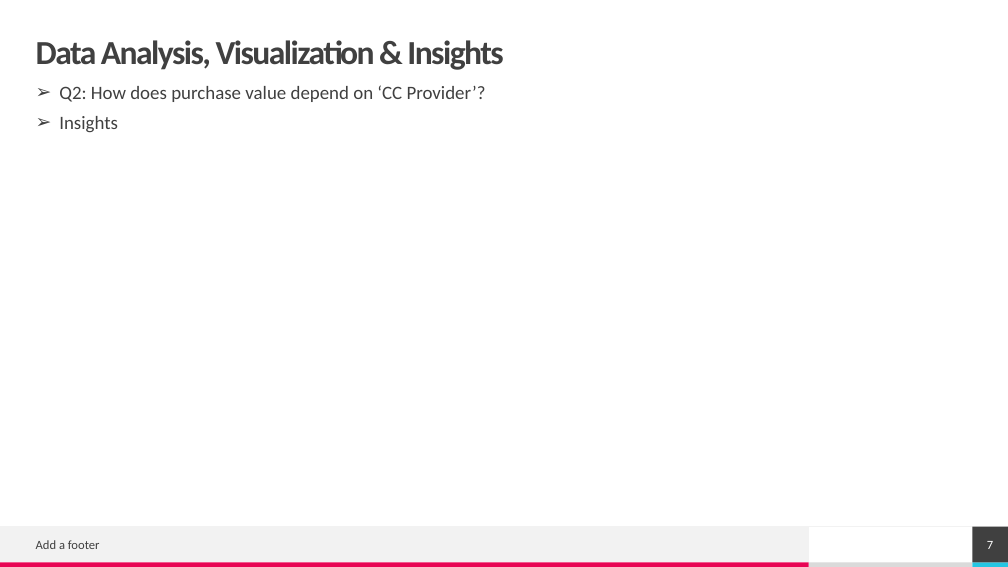
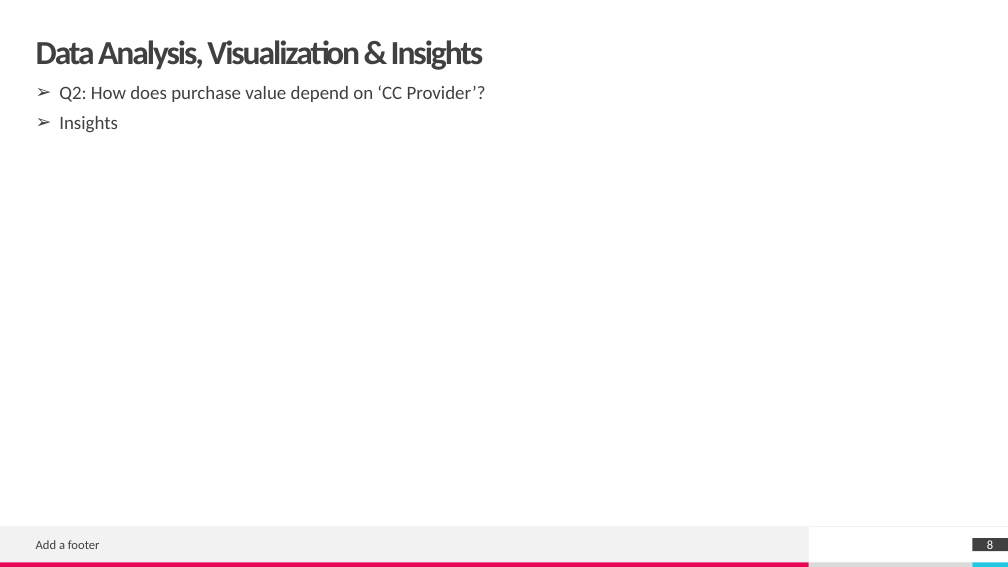
Before and after one commit to RajeshRamachander/ecom, a slide deck: slide 8 of Ecom_Eda.pptx (slide 7 before the commit). Drawn at 1008x567 pixels with LibreOffice and Linux fonts; fonts in the diff are those of the drawing. Boxes give left, top, right and bottom in pixels: in the first picture for what was removed or moved away, otherwise in the second. Text is boxed around its words. In the diff, an @@ line names an element or a change of style, - is before the commit and + after.

Commit message:
Brought in synch upto visualization

```diff
--- a/Ecom_Eda.pptx
+++ b/Ecom_Eda.pptx
@@ title "Data Analysis, Visualization & Insights" at (x1=36, y1=40, x2=484, y2=70): letter spacing -1.5 to -2 pt @@
@@ page number removed at (x1=972, y1=527, x2=1008, y2=563) @@
-7
@@ page number added at (x1=972, y1=538, x2=1008, y2=551), fill #404040, 12 pt, text #FFFFFF @@
+8
```
Also in this commit, not shown: 7 other slides changed, 3 slides added, 2 slides removed, 1 other file.
